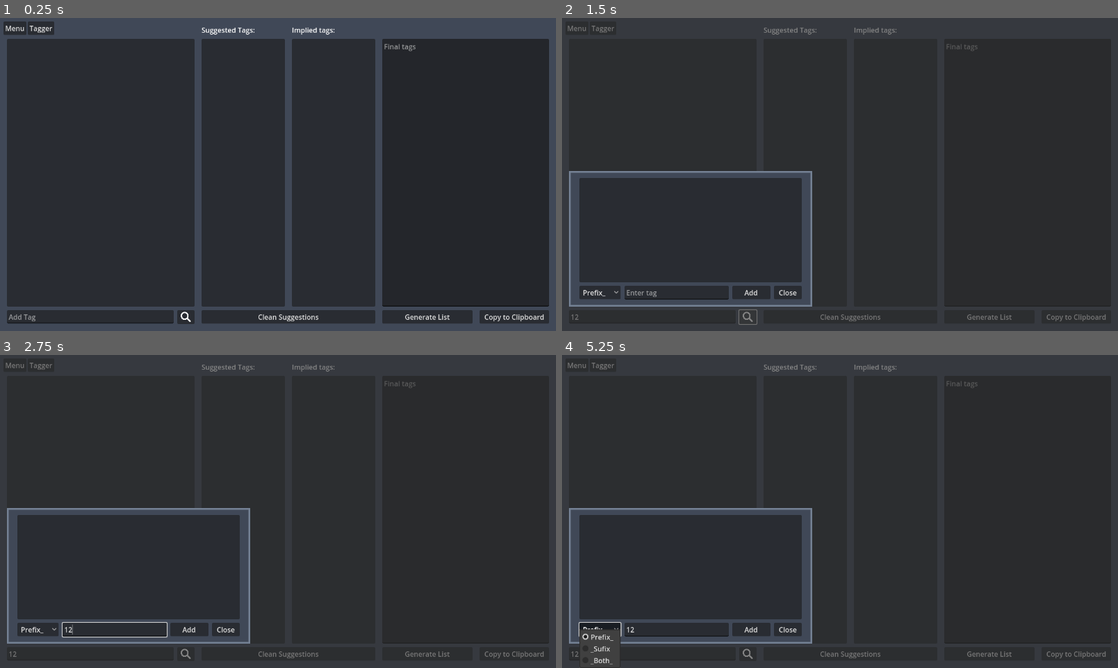
Above: before the commit, frames 1-4 (two rows, left to right).
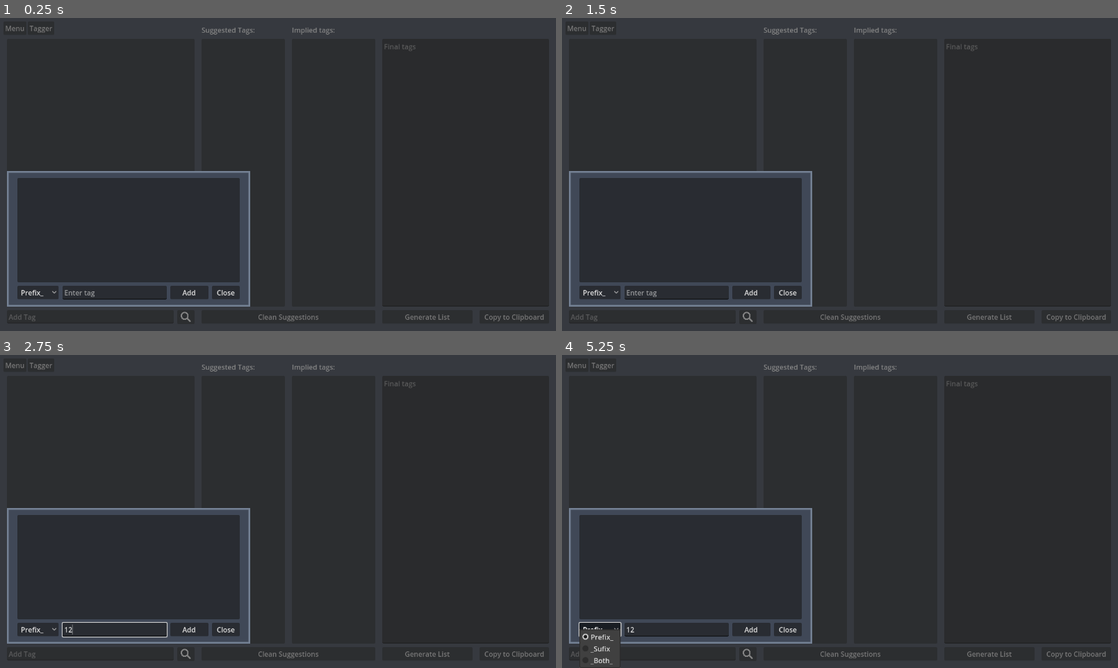
Above: after the commit, the same moments.

Repository: Ketei/e621Tagger
Game: Godot game, scene res://Scenes/application.tscn
The game is run twice, just before and just after one commit, with the same random seed, the same clock (stepped at 60 frames per second) and the same inputs.
Inputs (mouse positions are in pixels of both pictures, inside the frame that each line leads up to):
- Up to frame 1 (0.25 s): no input
- Up to frame 2 (1.5 s): click (650, 315) at 0.52 s; type "12" at 0.6 s; click (745, 318) at 1.25 s
- Up to frame 3 (2.75 s): click (116, 630) at 2.02 s; type "12" at 2.1 s
- Up to frame 4 (5.25 s): click "Clean Suggestions" at 2.75 s; click "Generate List" at 3.5 s; click "Copy to Clipboard" at 4.25 s; click "Prefix_" at 5 s

The runs differ from the first frame. In frame 1, 5.2% of the frame differs, in the area x 1-98%, y 2-98%; in frame 2, less than 0.1%; in frame 3, less than 0.1%; in frame 4, less than 0.1%.
Error after the commit: Parse Error: Could not find type "SettingLists" in the current scope. (res://Globals/tagger.gd:38)

Commit message:
Created picture folders and headers function

Diff:
--- a/Globals/tagger.gd
+++ b/Globals/tagger.gd
@@ -20,14 +20,23 @@
 	HYDRUS,
 }
 
-const e6_headers: Array = ["User-Agent: Taglist Maker/v0.3.2 (by Ketei)"]
+
+var e6_headers_data: Dictionary = {
+	"User-Agent": "Taglist Maker/v0.3.2 (by Ketei)",
+}
+
+
 const implications_path: String = "user://database/implications/"
 const tags_path: String = "user://database/tags/"
+const tag_images_path: String = "user://database/tag_images/"
+const api_file_path: String = "user://e621_key.ini"
 
 var alias_database: AliasDatabase
 var settings: UserSettings
 var site_settings: SiteSettings
 var tag_manager: TagManager
+var settings_lists: SettingLists
+var headers_ini: ConfigFile
 
 
 func _init():
@@ -36,6 +45,7 @@
 	settings = UserSettings.load_settings()
 	site_settings = SiteSettings.load_settings()
 	alias_database = AliasDatabase.load_database()
+	settings_lists = SettingLists.load_database()
 
 
 func verify_folder_structure() -> void:
@@ -43,8 +53,18 @@
 	if not DirAccess.dir_exists_absolute("user://database"):
 		DirAccess.make_dir_absolute("user://database")
 
-	if not DirAccess.dir_exists_absolute("user://database/tags"):
-		DirAccess.make_dir_absolute("user://database/tags")
+	if not DirAccess.dir_exists_absolute(tags_path):
+		DirAccess.make_dir_absolute(tags_path)
 
-	if not DirAccess.dir_exists_absolute("user://database/implications"):
-		DirAccess.make_dir_absolute("user://database/implications")
+	if not DirAccess.dir_exists_absolute(implications_path):
+		DirAccess.make_dir_absolute(implications_path)
+
+	if not DirAccess.dir_exists_absolute(tag_images_path):
+		DirAccess.make_dir_absolute(tag_images_path)
+
+
+func get_headers() -> Array:
+	var return_headers: Array = []
+	for header_type in e6_headers_data.keys():
+		return_headers.append(header_type + ": " + e6_headers_data[header_type])
+	return return_headers
